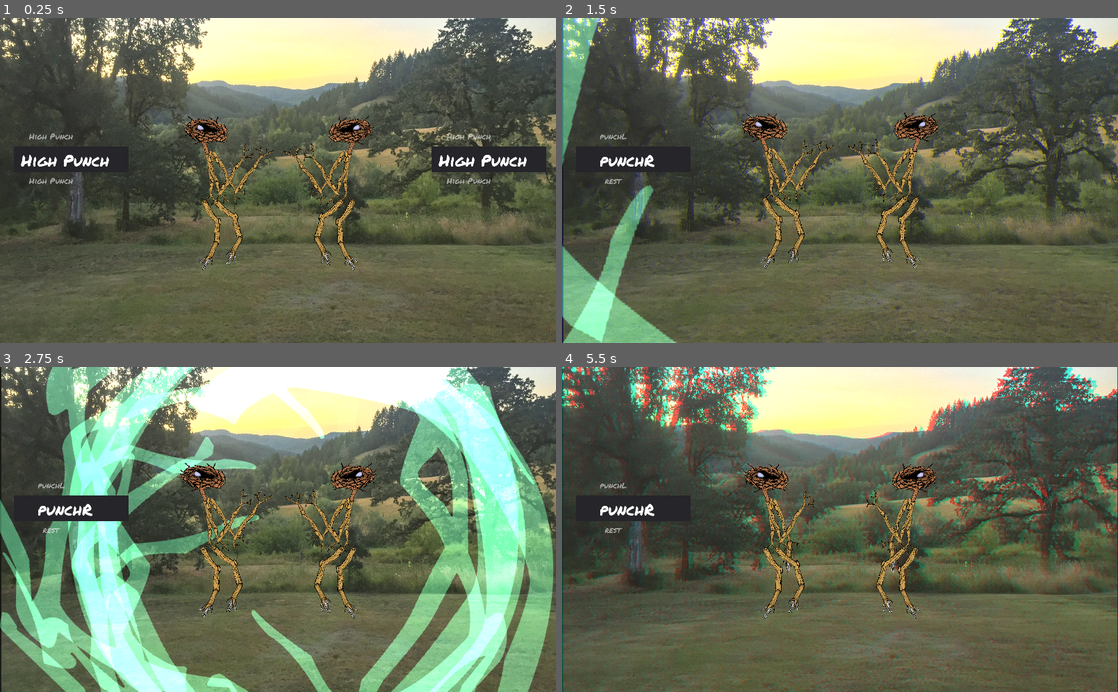
Above: before the commit, frames 1-4 (two rows, left to right).
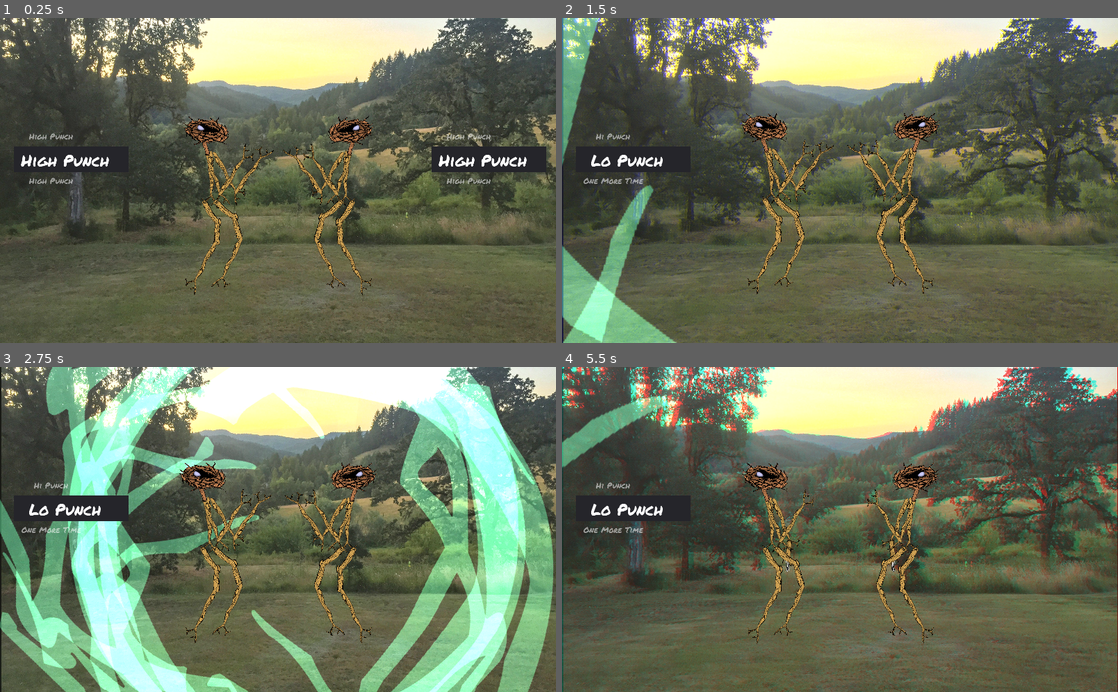
Above: after the commit, the same moments.

Repository: thesage1014/pigsSSJomt
Game: Godot game, scene res://sticky.tscn
The game is run twice, just before and just after one commit, with the same random seed, the same clock (stepped at 60 frames per second) and the same inputs.
Inputs:
- Up to frame 1 (0.25 s): no input
- Up to frame 2 (1.5 s): tap Enter (ui_accept) at 0.5, 0.77 s; hold Left (p1_a) 0.53-1.28 s; tap Up (p1_b) at 1.35 s
- Up to frame 3 (2.75 s): tap Enter (ui_accept) at 1.52 s; hold Down (p1_c) from 2.03 s (still down)
- Up to frame 4 (5.5 s): release Down (p1_c) at 2.78 s; tap A (p2_a) at 2.85 s; tap Enter (ui_accept) at 3.02, 3.77, 4.52 s; hold E (p2_b) 3.53-4.28 s; tap D (p2_c) at 4.35 s; hold Left (p1_a) from 5.03 s (still down)

The runs differ from the first frame. In frame 1, 2.0% of the frame differs, in the area x 32-68%, y 30-86%; in frame 2, 2.4%; in frame 3, 2.4%; in frame 4, 4.0%, in the area x 0-68%, y 8-86%.

Commit message:
some silliness

Diff:
--- a/Fighter.tscn
+++ b/Fighter.tscn
@@ -1141,7 +1141,218 @@
 "values": [ true ]
 }
 
-[sub_resource type="SpriteFrames" id=9]
+[sub_resource type="Animation" id=9]
+resource_name = "resetLimbs"
+length = 0.1
+tracks/0/type = "value"
+tracks/0/path = NodePath("Torso/ArmR/AnimatedSprite4:frame")
+tracks/0/interp = 1
+tracks/0/loop_wrap = true
+tracks/0/imported = false
+tracks/0/enabled = true
+tracks/0/keys = {
+"times": PoolRealArray( 0 ),
+"transitions": PoolRealArray( 1 ),
+"update": 1,
+"values": [ 0 ]
+}
+tracks/1/type = "value"
+tracks/1/path = NodePath("Torso/ArmL/AnimatedSprite4:frame")
+tracks/1/interp = 1
+tracks/1/loop_wrap = true
+tracks/1/imported = false
+tracks/1/enabled = true
+tracks/1/keys = {
+"times": PoolRealArray( 0 ),
+"transitions": PoolRealArray( 1 ),
+"update": 1,
+"values": [ 0 ]
+}
+tracks/2/type = "value"
+tracks/2/path = NodePath("Torso/LegL/AnimatedSprite4:frame")
+tracks/2/interp = 1
+tracks/2/loop_wrap = true
+tracks/2/imported = false
+tracks/2/enabled = true
+tracks/2/keys = {
+"times": PoolRealArray( 0 ),
+"transitions": PoolRealArray( 1 ),
+"update": 1,
+"values": [ 0 ]
+}
+tracks/3/type = "value"
+tracks/3/path = NodePath("Torso/LegR/AnimatedSprite4:frame")
+tracks/3/interp = 1
+tracks/3/loop_wrap = true
+tracks/3/imported = false
+tracks/3/enabled = true
+tracks/3/keys = {
+"times": PoolRealArray( 0 ),
+"transitions": PoolRealArray( 1 ),
+"update": 1,
+"values": [ 0 ]
+}
+
+[sub_resource type="Animation" id=10]
+resource_name = "wriggle"
+tracks/0/type = "value"
+tracks/0/path = NodePath("Torso/ArmL/AnimatedSprite4:rotation_degrees")
+tracks/0/interp = 1
+tracks/0/loop_wrap = true
+tracks/0/imported = false
+tracks/0/enabled = true
+tracks/0/keys = {
+"times": PoolRealArray( 0, 0.3, 0.4, 0.5, 1 ),
+"transitions": PoolRealArray( 1, 1, 1, 1, 1 ),
+"update": 0,
+"values": [ 1097.44, 1097.44, 1100.22, 1107.06, 1097.44 ]
+}
+tracks/1/type = "value"
+tracks/1/path = NodePath("Torso/ArmL:rotation_degrees")
+tracks/1/interp = 1
+tracks/1/loop_wrap = true
+tracks/1/imported = false
+tracks/1/enabled = true
+tracks/1/keys = {
+"times": PoolRealArray( 0, 0.3, 0.4, 0.5, 1 ),
+"transitions": PoolRealArray( 1, 1, 1, 1, 1 ),
+"update": 0,
+"values": [ 1788.72, 1788.72, 1788.55, 1781.17, 1788.72 ]
+}
+tracks/2/type = "value"
+tracks/2/path = NodePath("Torso/ArmR/AnimatedSprite4:rotation_degrees")
+tracks/2/interp = 1
+tracks/2/loop_wrap = true
+tracks/2/imported = false
+tracks/2/enabled = true
+tracks/2/keys = {
+"times": PoolRealArray( 0, 0.3, 0.4, 0.5, 1 ),
+"transitions": PoolRealArray( 1, 1, 1, 1, 1 ),
+"update": 0,
+"values": [ -23.1167, -23.1167, -35.6603, -28.9891, -23.1167 ]
+}
+tracks/3/type = "value"
+tracks/3/path = NodePath("Torso/ArmR:rotation_degrees")
+tracks/3/interp = 1
+tracks/3/loop_wrap = true
+tracks/3/imported = false
+tracks/3/enabled = true
+tracks/3/keys = {
+"times": PoolRealArray( 0, 0.3, 0.4, 0.5, 1 ),
+"transitions": PoolRealArray( 1, 1, 1, 1, 1 ),
+"update": 0,
+"values": [ 15.3063, 15.3063, 27.4577, 3.61743, 15.3063 ]
+}
+tracks/4/type = "value"
+tracks/4/path = NodePath("Torso/LegR/AnimatedSprite4:rotation_degrees")
+tracks/4/interp = 1
+tracks/4/loop_wrap = true
+tracks/4/imported = false
+tracks/4/enabled = true
+tracks/4/keys = {
+"times": PoolRealArray( 0, 0.3, 0.4, 0.5, 1 ),
+"transitions": PoolRealArray( 1, 1, 1, 1, 1 ),
+"update": 0,
+"values": [ -59.1579, -59.1579, -42.2847, -13.5853, -59.1579 ]
+}
+tracks/5/type = "value"
+tracks/5/path = NodePath("Torso/LegR:rotation_degrees")
+tracks/5/interp = 1
+tracks/5/loop_wrap = true
+tracks/5/imported = false
+tracks/5/enabled = true
+tracks/5/keys = {
+"times": PoolRealArray( 0, 0.3, 0.4, 0.5, 1 ),
+"transitions": PoolRealArray( 1, 1, 1, 1, 1 ),
+"update": 0,
+"values": [ 29.7141, 29.7141, 28.5735, 6.75052, 29.7141 ]
+}
+tracks/6/type = "value"
+tracks/6/path = NodePath("Torso/LegL:rotation_degrees")
+tracks/6/interp = 1
+tracks/6/loop_wrap = true
+tracks/6/imported = false
+tracks/6/enabled = true
+tracks/6/keys = {
+"times": PoolRealArray( 0, 0.3, 0.4, 0.5, 1 ),
+"transitions": PoolRealArray( 1, 1, 1, 1, 1 ),
+"update": 0,
+"values": [ 27.3578, 27.3578, 39.5398, 24.1905, 27.3578 ]
+}
+tracks/7/type = "value"
+tracks/7/path = NodePath("Torso/LegL/AnimatedSprite4:rotation_degrees")
+tracks/7/interp = 1
+tracks/7/loop_wrap = true
+tracks/7/imported = false
+tracks/7/enabled = true
+tracks/7/keys = {
+"times": PoolRealArray( 0, 0.3, 0.4, 0.5, 1 ),
+"transitions": PoolRealArray( 1, 1, 1, 1, 1 ),
+"update": 0,
+"values": [ 1018.76, 1018.76, 1009.64, 1029.15, 1018.76 ]
+}
+tracks/8/type = "value"
+tracks/8/path = NodePath("Torso:rotation_degrees")
+tracks/8/interp = 1
+tracks/8/loop_wrap = true
+tracks/8/imported = false
+tracks/8/enabled = true
+tracks/8/keys = {
+"times": PoolRealArray( 0, 0.3, 0.4, 0.5, 1 ),
+"transitions": PoolRealArray( 1, 1, 1, 1, 1 ),
+"update": 0,
+"values": [ 88.243, 88.243, 84.6363, 88.7768, 88.243 ]
+}
+tracks/9/type = "value"
+tracks/9/path = NodePath("Torso/LegR/AnimatedSprite4/Position2D:rotation_degrees")
+tracks/9/interp = 1
+tracks/9/loop_wrap = true
+tracks/9/imported = false
+tracks/9/enabled = true
+tracks/9/keys = {
+"times": PoolRealArray( 0, 0.3, 0.4, 0.5, 1 ),
+"transitions": PoolRealArray( 1, 1, 1, 1, 1 ),
+"update": 0,
+"values": [ -2023.06, -2023.06, -2038.14, -2044.79, -2023.06 ]
+}
+tracks/10/type = "value"
+tracks/10/path = NodePath("Torso/ArmR/AnimatedSprite4/Position2D:rotation_degrees")
+tracks/10/interp = 1
+tracks/10/loop_wrap = true
+tracks/10/imported = false
+tracks/10/enabled = true
+tracks/10/keys = {
+"times": PoolRealArray( 0, 0.3, 0.4, 0.5, 1 ),
+"transitions": PoolRealArray( 1, 1, 1, 1, 1 ),
+"update": 0,
+"values": [ -1338.19, -1338.19, -1338.19, -1681.12, -1338.19 ]
+}
+tracks/11/type = "value"
+tracks/11/path = NodePath("Torso/LegL/AnimatedSprite4/Position2D:rotation_degrees")
+tracks/11/interp = 1
+tracks/11/loop_wrap = true
+tracks/11/imported = false
+tracks/11/enabled = true
+tracks/11/keys = {
+"times": PoolRealArray( 0, 0.3, 0.4, 0.5, 1 ),
+"transitions": PoolRealArray( 1, 1, 1, 1, 1 ),
+"update": 0,
+"values": [ 365.262, 365.262, 362.474, 358.688, 365.262 ]
+}
+tracks/12/type = "value"
+tracks/12/path = NodePath("Torso/ArmL/AnimatedSprite4/Position2D:rotation_degrees")
+tracks/12/interp = 1
+tracks/12/loop_wrap = true
+tracks/12/imported = false
+tracks/12/enabled = true
+tracks/12/keys = {
+"times": PoolRealArray( 0, 0.3, 0.4, 0.5, 1 ),
+"transitions": PoolRealArray( 1, 1, 1, 1, 1 ),
+"update": 0,
+"values": [ 324.449, 324.449, 311.469, 311.469, 324.449 ]
+}
+
+[sub_resource type="SpriteFrames" id=11]
 animations = [ {
 "frames": [ ExtResource( 13 ) ],
 "loop": true,
@@ -1176,6 +1387,7 @@
 }
 
 [node name="AnimationPlayer" parent="Skeleton" instance=ExtResource( 3 )]
+editor/display_folded = true
 "anims/One More Time" = SubResource( 1 )
 anims/blockHi = SubResource( 2 )
 anims/blockLo = SubResource( 3 )
@@ -1184,12 +1396,15 @@
 anims/kickR = SubResource( 6 )
 anims/punchL = SubResource( 7 )
 anims/punchR = SubResource( 8 )
+anims/resetLimbs = SubResource( 9 )
+anims/wriggle = SubResource( 10 )
 next/blockHi = "idle"
 next/blockLo = "idle"
 next/kickL = "idle"
 next/kickR = "idle"
 next/punchL = "idle"
 next/punchR = "idle"
+next/resetLimbs = "rest"
 next/rest = "idle"
 
 [node name="hit1" type="AudioStreamPlayer" parent="Skeleton/AnimationPlayer"]
@@ -1221,7 +1436,7 @@
 
 [node name="ArmR" type="AnimatedSprite" parent="Skeleton/Torso"]
 position = Vector2( -644.386, 163.503 )
-rotation = 0.792942
+rotation = 0.267145
 frames = ExtResource( 11 )
 offset = Vector2( 666.993, 76.2777 )
 flip_v = true
@@ -1231,7 +1446,7 @@
 
 [node name="AnimatedSprite4" type="AnimatedSprite" parent="Skeleton/Torso/ArmR"]
 position = Vector2( 1100.45, 36.2783 )
-rotation = 2.03278
+rotation = -0.403462
 frames = ExtResource( 11 )
 offset = Vector2( 666.993, 76.2777 )
 flip_v = true
@@ -1240,15 +1455,15 @@
 }
 
 [node name="Position2D" type="Position2D" parent="Skeleton/Torso/ArmR/AnimatedSprite4"]
-position = Vector2( 943.12, 43.079 )
-rotation = -10.6367
+position = Vector2( 1080.3, 36.2786 )
+rotation = -23.3558
 __meta__ = {
 "_edit_bone_": true
 }
 
 [node name="ArmL" type="AnimatedSprite" parent="Skeleton/Torso"]
 position = Vector2( -654.04, -19.9221 )
-rotation = 32.0353
+rotation = 31.2191
 frames = ExtResource( 11 )
 offset = Vector2( 665.285, -73.5525 )
 __meta__ = {
@@ -1257,7 +1472,7 @@
 
 [node name="AnimatedSprite4" type="AnimatedSprite" parent="Skeleton/Torso/ArmL"]
 position = Vector2( 1045.15, -31.2649 )
-rotation = 21.1016
+rotation = 19.1539
 frames = ExtResource( 11 )
 offset = Vector2( 665.285, -73.5525 )
 __meta__ = {
@@ -1266,7 +1481,7 @@
 
 [node name="Position2D" type="Position2D" parent="Skeleton/Torso/ArmL/AnimatedSprite4"]
 position = Vector2( 1222.24, -51.3916 )
-rotation = 3.09438
+rotation = 5.6627
 __meta__ = {
 "_edit_bone_": true
 }
@@ -1285,7 +1500,6 @@
 position = Vector2( 1100.45, 36.2783 )
 rotation = -1.0325
 frames = ExtResource( 11 )
-frame = 1
 offset = Vector2( 666.993, 76.2777 )
 flip_v = true
 __meta__ = {
@@ -1313,7 +1527,6 @@
 position = Vector2( 1045.15, -31.2649 )
 rotation = 17.7807
 frames = ExtResource( 11 )
-frame = 1
 offset = Vector2( 665.285, -73.5525 )
 __meta__ = {
 "_edit_bone_": true
@@ -1321,7 +1534,7 @@
 
 [node name="Position2D" type="Position2D" parent="Skeleton/Torso/LegL/AnimatedSprite4"]
 position = Vector2( 1222.24, -51.3916 )
-rotation = 6.40356
+rotation = 6.37502
 __meta__ = {
 "_edit_bone_": true
 }
--- a/scripts/AttackRoller.gd
+++ b/scripts/AttackRoller.gd
@@ -21,19 +21,19 @@
 
 func update_roller(attacks, newAttack):
 	if attacks.size() <= 1 :
-		attacks.append("die i guess?")
-	activeAttack = attacks[newAttack]
+		attacks.append(['wriggle',"Wriggle"])
+	activeAttack = attacks[newAttack][1]
 
 	get_node("ActiveAttack").text = activeAttack
 	#print(get_node("ActiveAttack").get_parent().name)
 	if(newAttack >= attacks.size()-1):
-		get_node("UpAttack").text = attacks[0]
+		get_node("UpAttack").text = attacks[0][1]
 	else:
-		get_node("UpAttack").text = attacks[newAttack+1]
+		get_node("UpAttack").text = attacks[newAttack+1][1]
 	if(newAttack <= 0):
-		get_node("DownAttack").text = attacks[attacks.size()-1]
+		get_node("DownAttack").text = attacks[attacks.size()-1][1]
 	else:
-		get_node("DownAttack").text = attacks[newAttack-1]
+		get_node("DownAttack").text = attacks[newAttack-1][1]
 
 
 func _on_Fighter1_on_player_selected():
--- a/scripts/BattleTimer.gd
+++ b/scripts/BattleTimer.gd
@@ -5,7 +5,7 @@
 # var b = "text"
 var timePerRound = 7
 var timeLeft = timePerRound
-var playerChose = false
+var playerChose = 0
 signal on_timed_attack
 # Called when the node enters the scene tree for the first time.
 func _ready():
@@ -14,10 +14,7 @@
 
 # Called every frame. 'delta' is the elapsed time since the previous frame.
 func _process(delta):
-	if(playerChose):
-		timeLeft -= delta*2
-	else:
-		timeLeft -= delta
+	timeLeft -= delta * (playerChose+1)
 
 	get_node("Label").text = str(int(timeLeft))
 	if(timeLeft <= 0):
@@ -31,15 +28,16 @@
 
 func triggerAttack():
 	emit_signal("on_timed_attack")
-	timePerRound -= 1
+	if(timePerRound > 1.5):
+		timePerRound *= .82
 	timeLeft = timePerRound+1
-	playerChose = false
+	playerChose = 0
 
 
 
 func _on_Fighter1_on_player_selected():
-	playerChose = true
+	playerChose += 1
 
 
 func _on_Fighter2_on_player_selected():
-	playerChose = true
+	playerChose += 1
--- a/scripts/Fighter1.gd
+++ b/scripts/Fighter1.gd
@@ -7,13 +7,13 @@
 var nextMove = 1
 #var moveCount = 0
 var MoveList = [
-				'rest',
-				'punchR',
-				'punchL',
-				'blockHi',
-				'kickR',
-				'kickL',
-				'grab?',
+				['One More Time','One More Time'],
+				['punchR','Lo Punch'],
+				['punchL','Hi Punch'],
+				['blockHi','Hi Block'],
+				['blockLo','Lo Block'],
+				['kickR','Hi Kick'],
+				['kickL','Lo Kick']
 				]
 var usedOnce = []
 export var playerNumber = 1
@@ -37,7 +37,8 @@
 	elif playerNumber == 2:
 #		get_node("Skeleton/Torso/neck/head").frame = 1
 		btn = ['p2_a','p2_b','p2_c']
-	get_node("Skeleton/AnimationPlayer").current_animation = "rest"
+	#reset pose
+	get_node("Skeleton/AnimationPlayer").current_animation = "resetLimbs"
 
 func _input(event):
 	CheckLength()
@@ -61,13 +62,13 @@
 	emit_signal("on_send_attack")
 	alreadySelected = false
 	if MoveList.size()-1 > 0 :
-		get_node("Skeleton/AnimationPlayer").current_animation = MoveList[nextMove]
-		if usedOnce.has(MoveList[nextMove]) :
-			usedOnce.remove(MoveList[nextMove])
+		get_node("Skeleton/AnimationPlayer").current_animation = MoveList[nextMove][0]
+		if usedOnce.has(MoveList[nextMove][0]) :
+			usedOnce.remove(MoveList[nextMove][0])
 			MoveList.remove(nextMove)
 
 		else :
-			usedOnce.append(MoveList[nextMove])
+			usedOnce.append(MoveList[nextMove][0])
 
 
 func CheckLength():
Not shown: 4 places in Fighter.tscn that only renumber resources
Not shown: 1 places in sticky.tscn that only renumber resources
